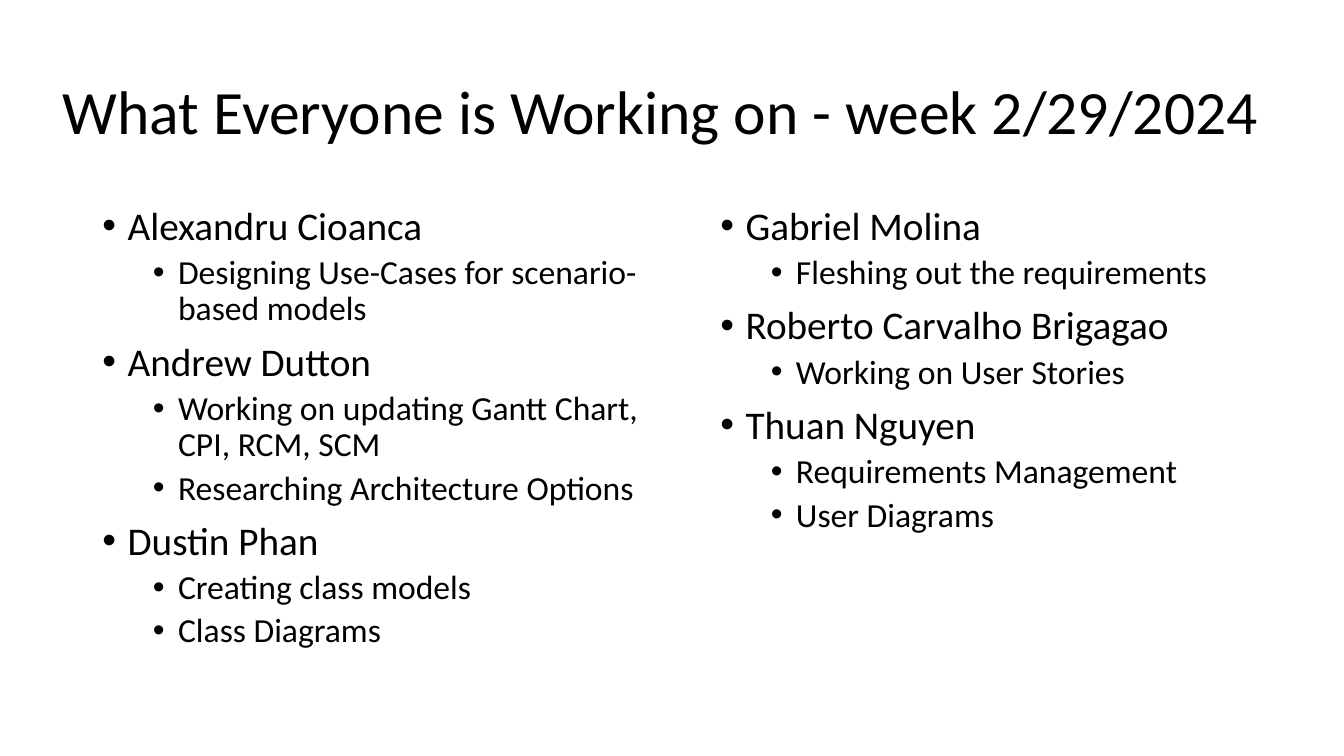
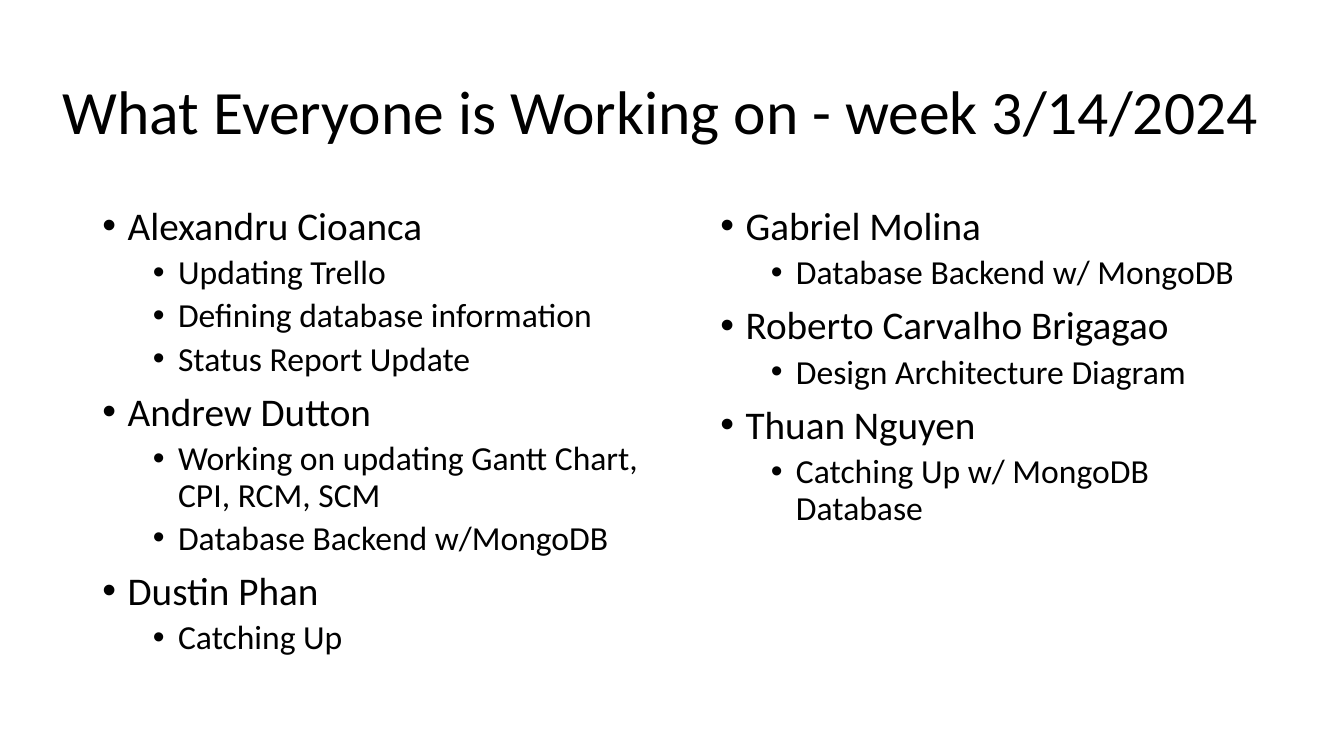
Before and after one commit to DustinPhan/491_SharkToothSoftware, a slide deck: slide 7 of Archive/Status Reports/SharkToothSoftware Status Report 03-14-2024.pptx. Drawn at 1344x756 pixels with LibreOffice and Linux fonts; fonts in the diff are those of the drawing. Boxes give left, top, right and bottom in pixels: in the first picture for what was removed or moved away, otherwise in the second. Text is boxed around its words. In the diff, an @@ line names an element or a change of style, - is before the commit and + after.

```diff
--- a/Archive/Status Reports/SharkToothSoftware Status Report 03-14-2024.pptx
+++ b/Archive/Status Reports/SharkToothSoftware Status Report 03-14-2024.pptx
@@ title at (63, 91, 1258, 145): text changed @@
-What Everyone is Working on - week 2/29/2024
+What Everyone is Working on - week 3/14/2024
@@ text at (178, 260, 592, 377): text changed @@
-  • Designing Use-Cases for scenario-based models
+  • Updating Trello
+  • Defining database information
+  • Status Report Update
@@ text at (796, 260, 1233, 290): text changed @@
-  • Fleshing out the requirements
+  • Database Backend w/ MongoDB
@@ text at (796, 360, 1186, 390): text changed @@
-  • Working on User Stories
+  • Design Architecture Diagram
@@ text at (796, 459, 1148, 521): text changed @@
-  • Requirements Management
-  • User Diagrams
+  • Catching Up w/ MongoDB Database
@@ text at (178, 526, 608, 556): text changed @@
-  • Researching Architecture Options
+  • Database Backend w/MongoDB
@@ text at (178, 625, 342, 655): text changed @@
-  • Creating class models
-  • Class Diagrams
+  • Catching Up
```
Also in this commit, not shown: 4 other slides changed, 1 slide added, 1 slide removed, 3 other files.
